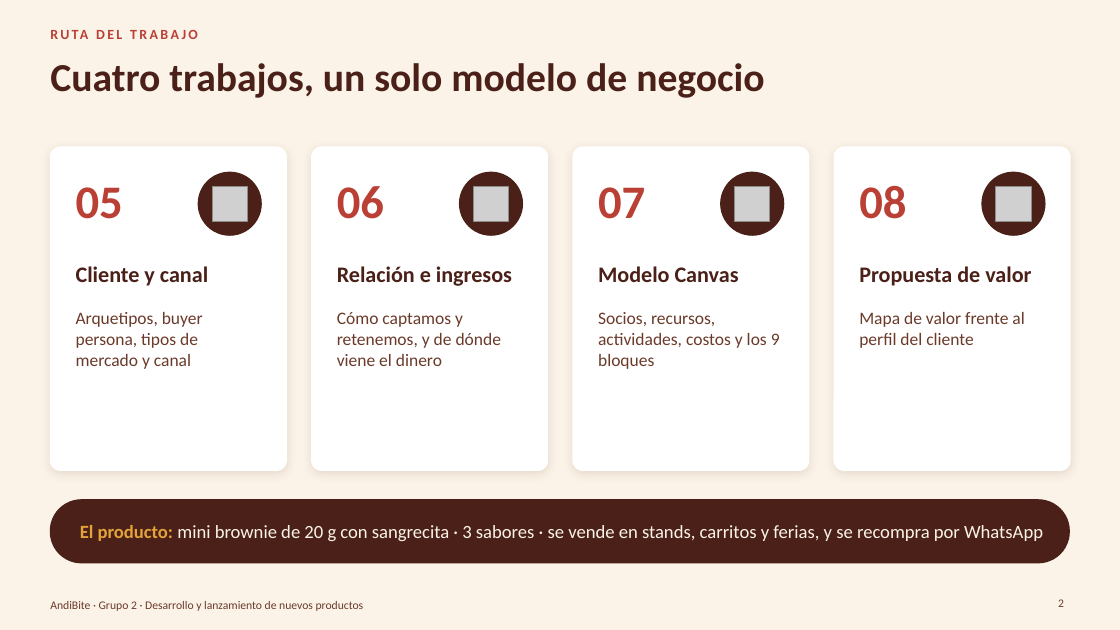
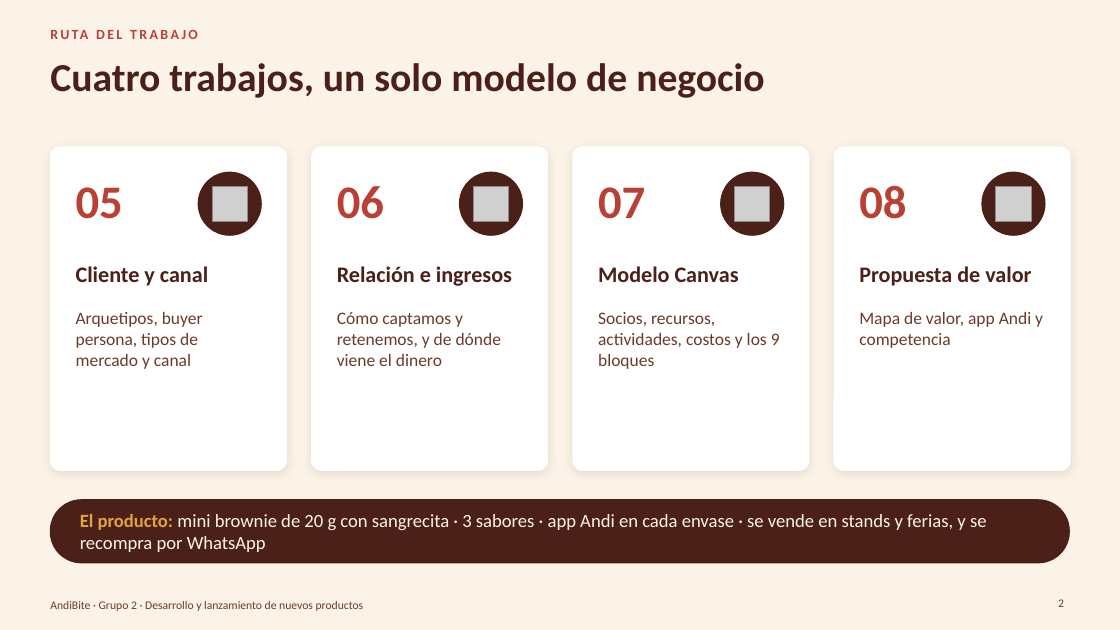
Before and after one commit to Darknow-web/Desarrollo-y-lanzamiento-de-producto-y-marca, a slide deck: slide 2 of 04-reformulacion/TC5-8/TC5-8-AndiBite.pptx. Drawn at 1120x630 pixels with LibreOffice and Linux fonts; fonts in the diff are those of the drawing; grey boxes stand for pictures; background and template pictures are left out. Boxes give left, top, right and bottom in pixels: in the first picture for what was removed or moved away, otherwise in the second. Text is boxed around its words. In the diff, an @@ line names an element or a change of style, - is before the commit and + after.

```diff
--- a/04-reformulacion/TC5-8/TC5-8-AndiBite.pptx
+++ b/04-reformulacion/TC5-8/TC5-8-AndiBite.pptx
@@ text at box(859, 312, 1043, 348): text changed @@
-Mapa de valor frente al perfil del cliente
+Mapa de valor, app Andi y competencia
@@ text at box(80, 514, 987, 552): text changed @@
-El producto: mini brownie de 20 g con sangrecita · 3 sabores · se vende en stands, carritos y ferias, y se recompra por WhatsApp
+El producto: mini brownie de 20 g con sangrecita · 3 sabores · app Andi en cada envase · se vende en stands y ferias, y se recompra por WhatsApp
```
Also in this commit, not shown: 19 other slides changed, 2 slides added, 4 other files.
